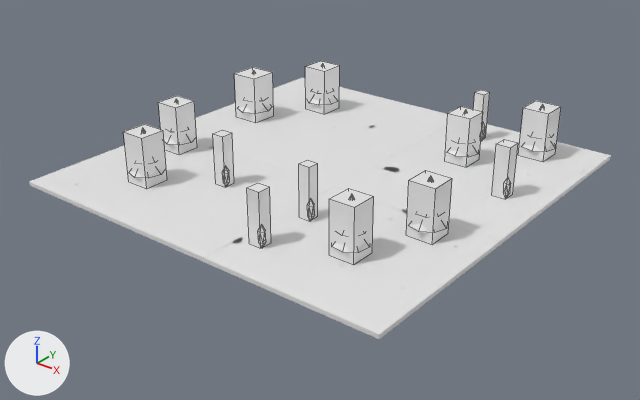
A saved change to the FBX model Assets/Art/Models/SH10_L06_Floor.fbx.
Before and after are seen from a 50 mm camera at (24.2, -31.0, 17.3) aimed at (0.4, -1.2, -1.2). Every picture has the same lights, and +X, +Y and +Z are marked at lower left. The first picture is the older version. Mesh edges are drawn as thin lines on the coarser meshes. Vertices at exactly the same position are counted once.

In view in the first picture: 'SH10_L06_Floor', 'SH10_L06_Floor_Blockers', 'SH10_L06_Floor_Obstacles'.
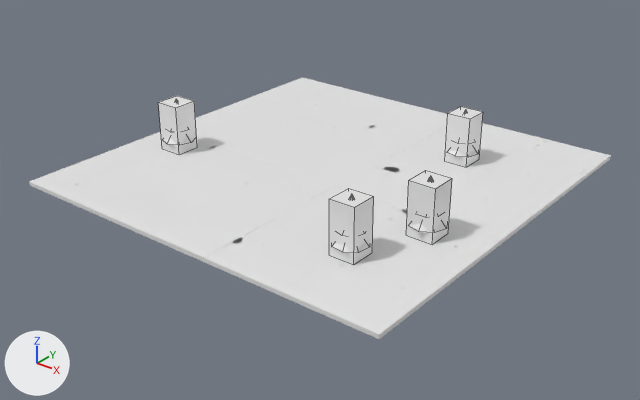
The change in detail:
me_cone_563 is used by ob_sh10_l06_floor_obstacles; location (0.0, 0.0, 0.0).
me_cone_563 had 556 vertices, 652 faces and spanned x -8.6..8.4, y -8.1..8.7, z -0.1..2.7.
me_cone_563 now has 188 vertices, 176 faces and spans x -8.3..8.2, y -6.9..5.6, z 0.0..2.7.
me_cone_563 part 1: 31 loose pieces with 368 vertices, spanning x -8.6..8.4, y -8.1..8.7, z -0.1..2.7, are deleted.
me_cone_563 no longer uses material mat_sh10_l06_floor_glow (white #e7e7e7).
me_cube_329 is used by ob_sh10_l06_floor_blockers; location (0.0, 0.0, 0.0).
me_cube_329 had 104 vertices, 78 faces and spanned x -8.4..8.3, y -8.0..8.5, z 0.0..2.5.
me_cube_329 now has 32 vertices, 24 faces and spans x -8.1..8.0, y -6.8..5.4, z 0.0..2.5.
me_cube_329 part 2: 9 loose pieces with 72 vertices, spanning x -8.4..8.3, y -8.0..8.5, z 0.0..2.5, are deleted.

Where the change shows, as pixel boxes (x1, y1, x2, y2) in the pictures (640 x 400 px):
'SH10_L06_Floor_Blockers', reshaped (26% narrower, 17% shorter)
    before: (123, 61, 561, 265)
    after: (158, 96, 483, 265)
'SH10_L06_Floor_Obstacles', reshaped (mostly hidden afterwards)
    before: (129, 63, 556, 253)
    after: (163, 99, 478, 253)
part 1 of me_cone_563, deleted
    before: (129, 63, 556, 247)
part 2 of me_cube_329, deleted
    before: (123, 61, 561, 248)
